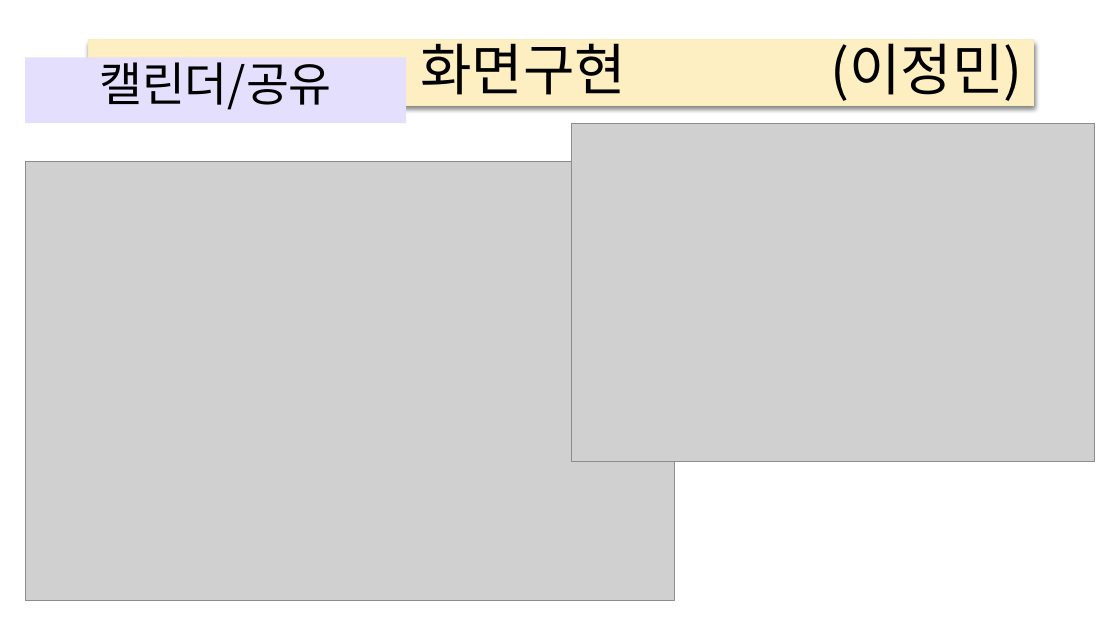
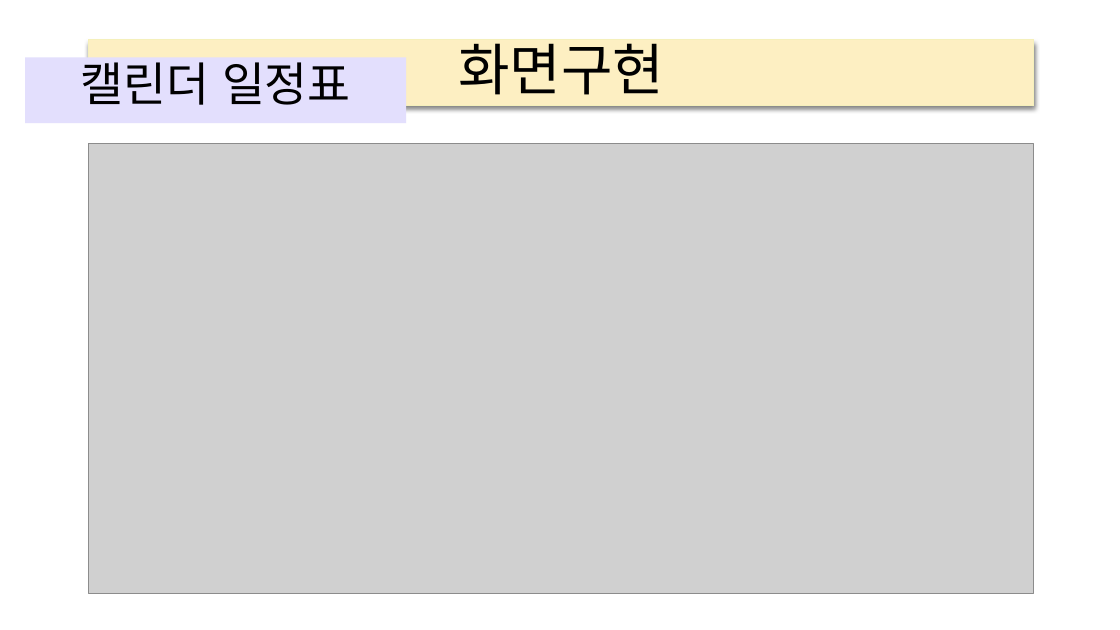
Before and after one commit to elquineas/elquineas.github.io, a slide deck: slide 16 of 갓생살기_ver4.pptx (slide 12 before the commit). Drawn at 1120x630 pixels with LibreOffice and Linux fonts; fonts in the diff are those of the drawing; grey boxes stand for pictures. Boxes give left, top, right and bottom in pixels: in the first picture for what was removed or moved away, otherwise in the second. Text is boxed around its words. In the diff, an @@ line names an element or a change of style, - is before the commit and + after.

```diff
--- a/갓생살기_ver4.pptx
+++ b/갓생살기_ver4.pptx
@@ subtitle at <box>80,54,351,105</box>: text changed @@
-캘린더/공유
+캘린더 일정표
@@ title at <box>458,33,664,95</box>: text changed @@
-화면구현 (이정민)
+화면구현
@@ picture: place and size @@
-picture at <box>25,161,675,600</box>
+picture at <box>88,144,1033,593</box>
@@ picture removed at <box>572,124,1096,462</box> @@
```
Also in this commit, not shown: 5 other slides changed, 9 slides added.
